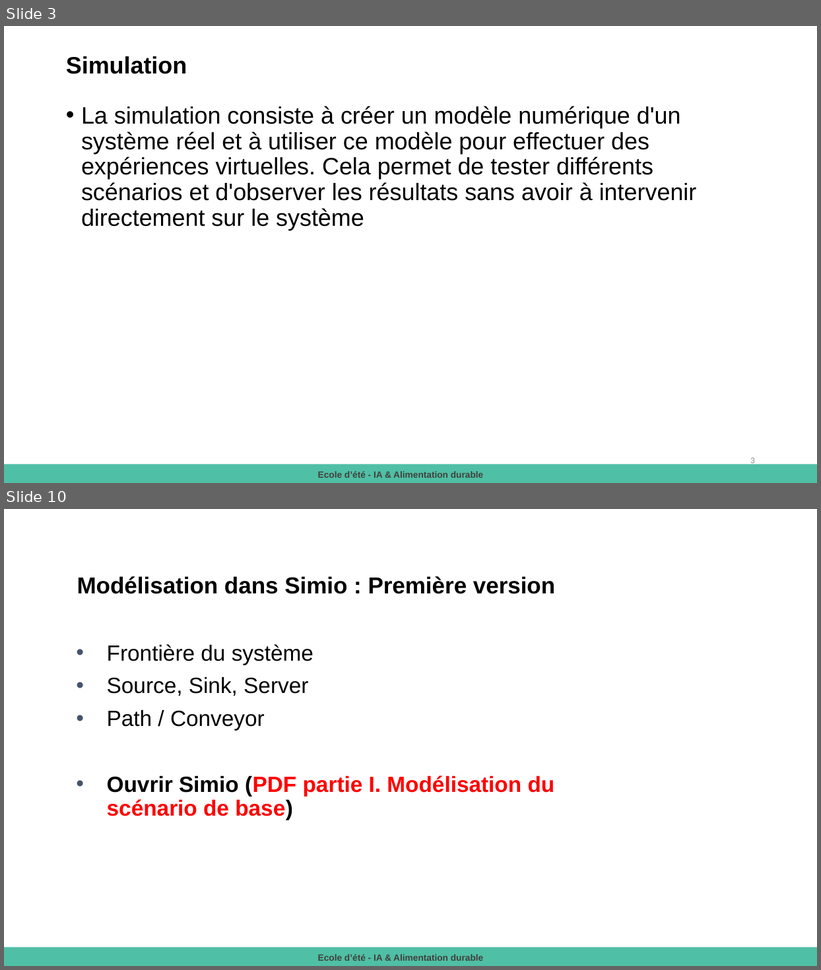
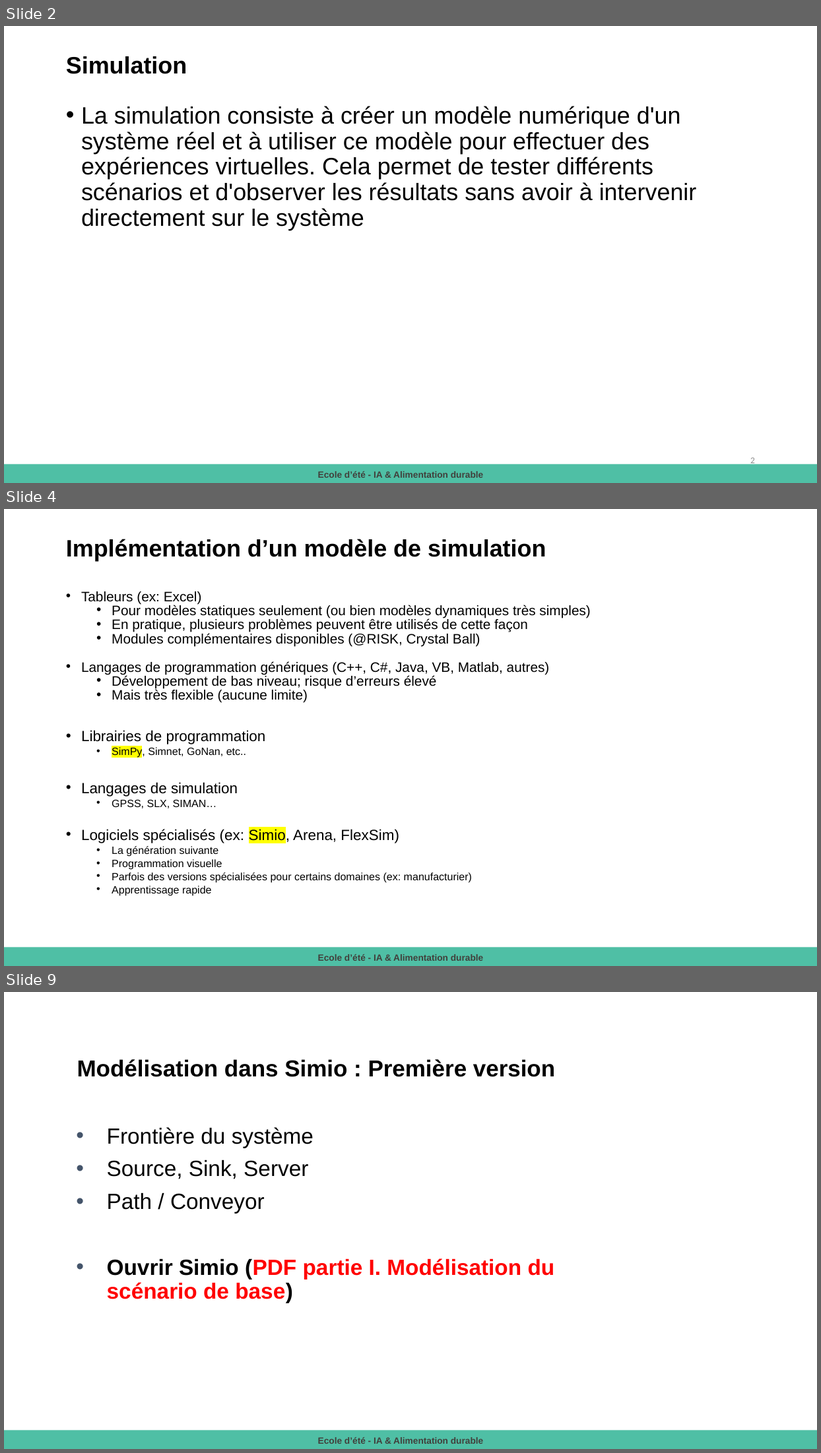
Before and after one commit to Menard980/2025-08-26-_La-_simulation_pour_pallier_le_manque_de_donnees-Ecole_ete_IA_et_Alimentation_durable, a slide deck: 2025 Présentation Atelier simulation.pptx. Shown one above the other, each under a label of ours: slides 3 and 10 before the commit, slides 2, 4 and 9 after it; the slides between them are not shown. The pictures are 821x970 and 821x1453 pixels, drawn with LibreOffice and Linux fonts; fonts in the diff are those of the drawing. Boxes give left, top, right and bottom in pixels: in the first picture for what was removed or moved away, otherwise in the second. Text is boxed around its words. In the diff, an @@ line names an element or a change of style, - is before the commit and + after.

```diff
--- a/2025 Présentation Atelier simulation.pptx
+++ b/2025 Présentation Atelier simulation.pptx
@@ slide 4 added at (4, 509, 817, 966), background #FFFFFF; not listed: 2 template elements that a slide beside it also shows @@
@@ title added at (66, 539, 546, 561), 28 pt, text #000000, bold @@
+Implémentation d’un modèle de simulation
@@ text added at (81, 591, 590, 896), 16.2 pt, text #000000 @@
+• Tableurs (ex: Excel)
+  • Pour modèles statiques seulement (ou bien modèles dynamiques très simples)
+  • En pratique, plusieurs problèmes peuvent être utilisés de cette façon
+  • Modules complémentaires disponibles (@RISK, Crystal Ball)
+• Langages de programmation génériques (C++, C#, Java, VB, Matlab, autres)
+  • Développement de bas niveau; risque d’erreurs élevé
+  • Mais très flexible (aucune limite)
+• Librairies de programmation
+  • SimPy, Simnet, GoNan, etc..
+• Langages de simulation
+  • GPSS, SLX, SIMAN…
+• Logiciels spécialisés (ex: Simio, Arena, FlexSim)
+  • La génération suivante
+  • Programmation visuelle
+  • Parfois des versions spécialisées pour certains domaines (ex: manufacturier)
+  • Apprentissage rapide
@@ what was slide 3 is now slide 2 @@
@@ page number at (750, 458, 755, 466): text changed @@
-3
+2
@@ what was slide 10 is now slide 9 @@
```
Also in this commit, not shown: 8 slides changed, 1 other slide added, 2 slides removed.
